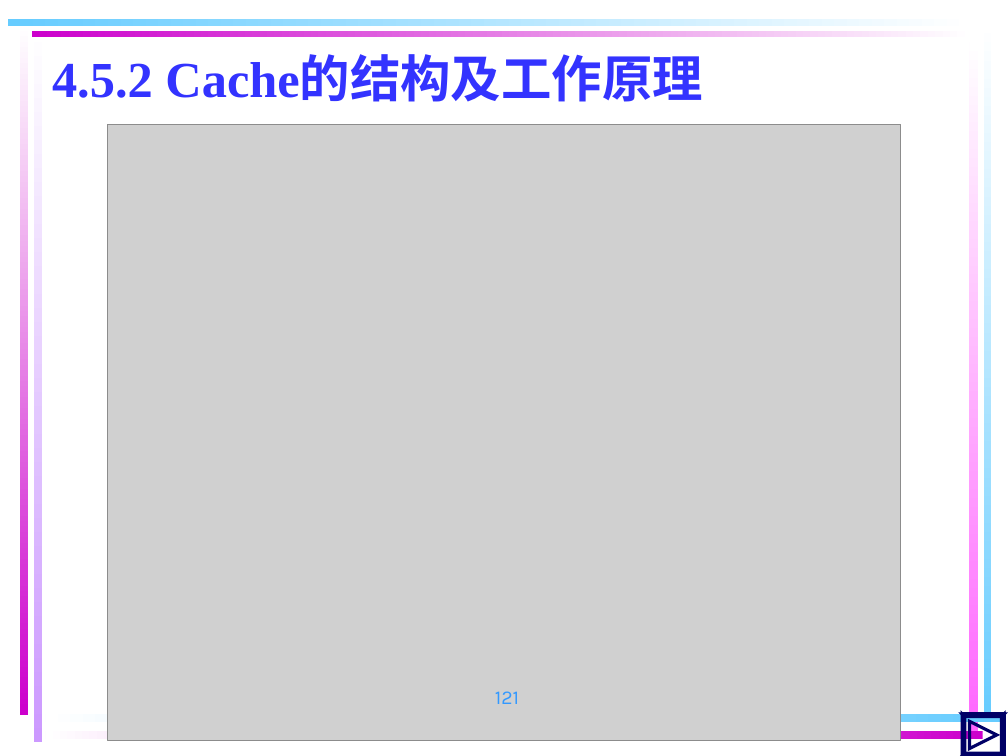
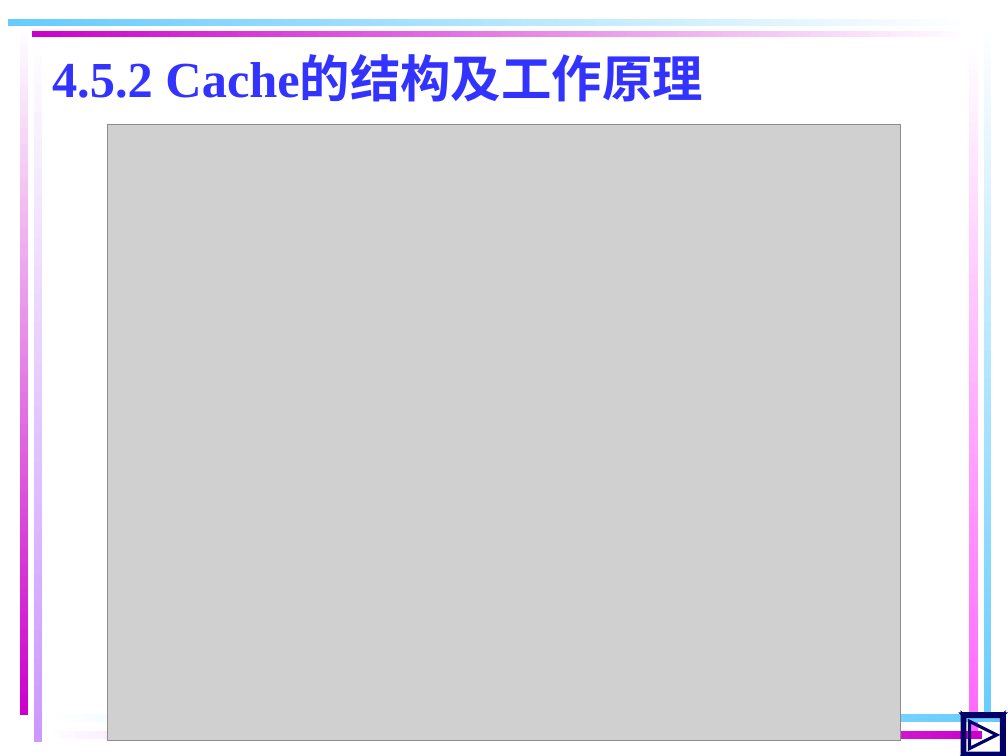
Before and after one commit to ZJWang9928/Own-Notes, a slide deck: slide 121 of 计算机组成原理课件/第 4 章 存储器系统(18版）new.ppt. Drawn at 1008x756 pixels with LibreOffice and Linux fonts; fonts in the diff are those of the drawing; grey boxes stand for pictures. Boxes give left, top, right and bottom in pixels: in the first picture for what was removed or moved away, otherwise in the second. Text is boxed around its words. In the diff, an @@ line names an element or a change of style, - is before the commit and + after.

```diff
--- a/计算机组成原理课件/第 4 章 存储器系统(18版）new.ppt
+++ b/计算机组成原理课件/第 4 章 存储器系统(18版）new.ppt
@@ page number removed at [495,691,519,704] @@
-121
```
Also in this commit, not shown: 129 other slides changed, 6 slides added, 6 slides removed, 1 other file.
